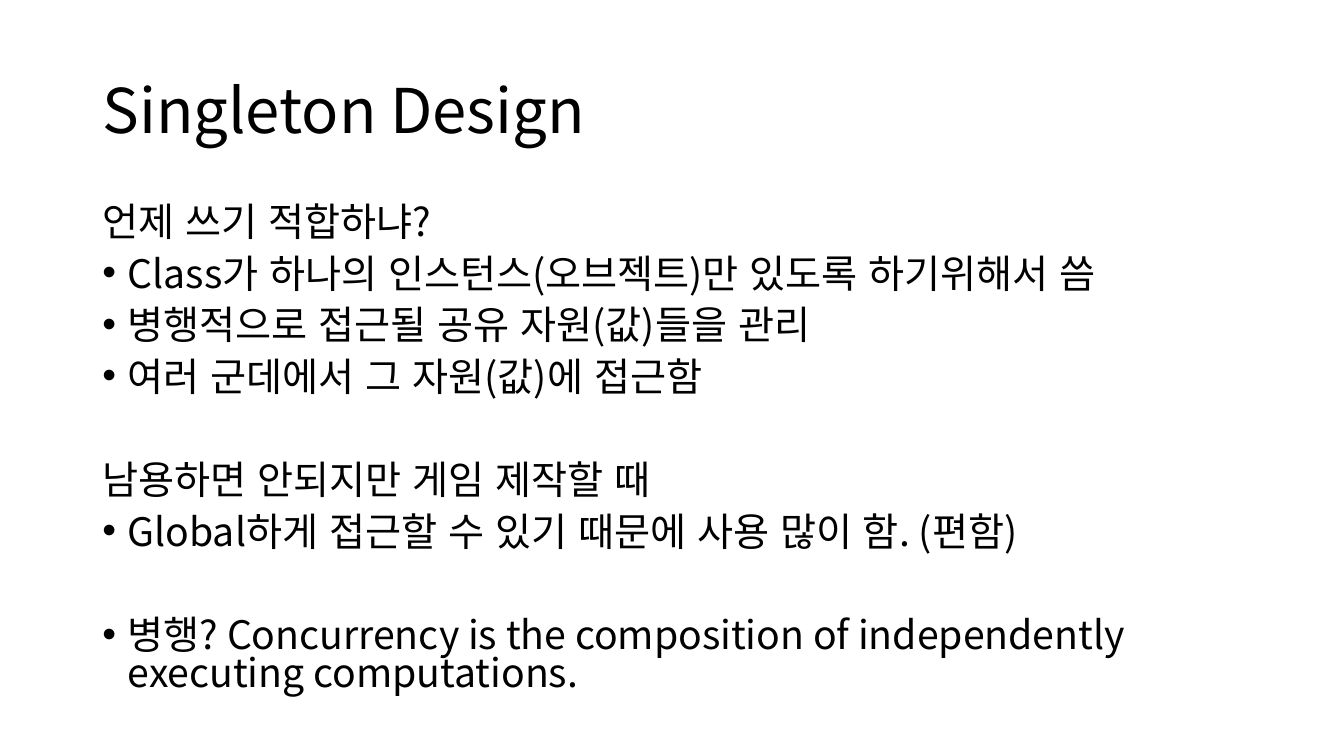
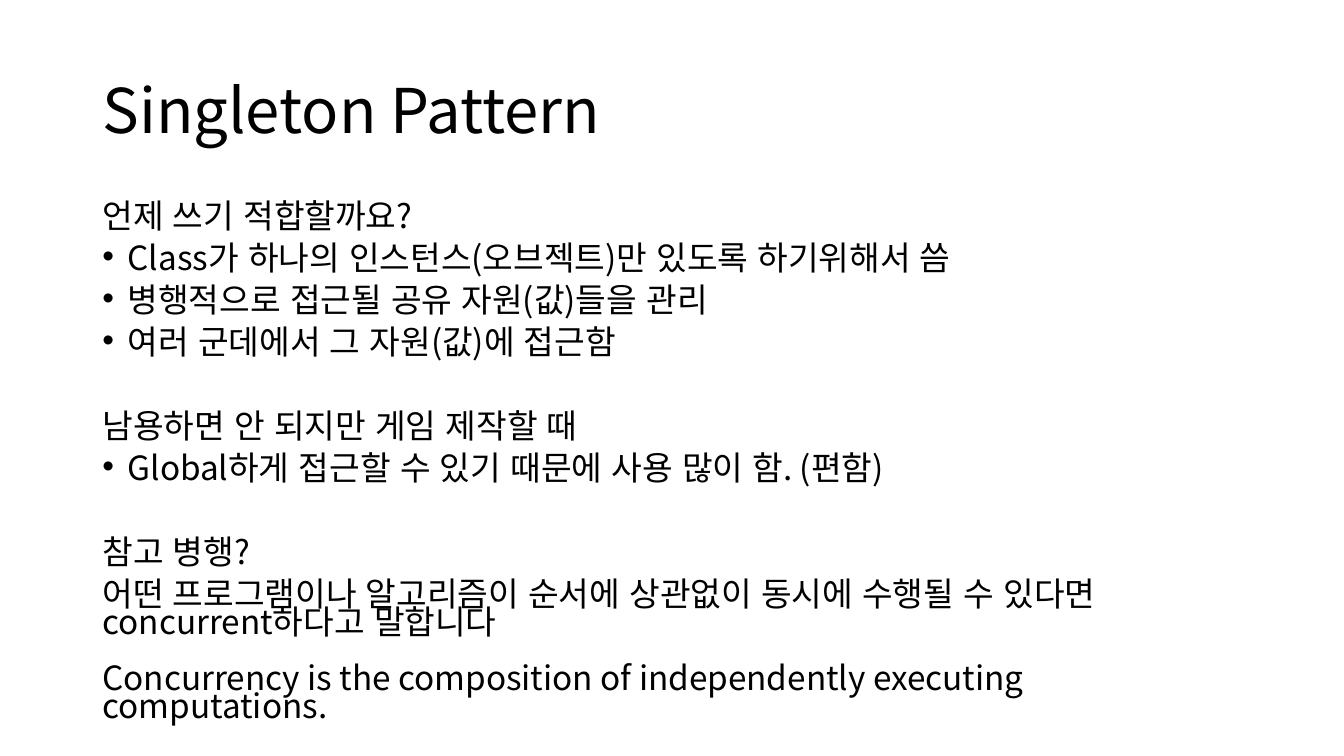
Before and after one commit to IamGroooooot/cien-unity-2019, a slide deck: slide 3 of 3주차.pptx. Drawn at 1344x756 pixels with LibreOffice and Linux fonts; fonts in the diff are those of the drawing. Boxes give left, top, right and bottom in pixels: in the first picture for what was removed or moved away, otherwise in the second. Text is boxed around its words. In the diff, an @@ line names an element or a change of style, - is before the commit and + after.

```diff
--- a/3주차.pptx
+++ b/3주차.pptx
@@ title at (102,84,600,149): text changed @@
-Singleton Design
+Singleton Pattern
@@ text at (102,200,413,231): text changed; size 28 to 23.8 pt @@
-언제 쓰기 적합하냐?
+언제 쓰기 적합할까요?
@@ text at (128,242,951,487): size 28 to 23.8 pt in "Class가 하나의 인스턴스(오브젝트)만 있도록 하기위해서 씀", "병행적으로 접근될 공유 자원(값)들을 관리", "여러 군데에서 그 자원(값)에 접근함", "Global하게 접근할 수 있기 때문에 사용 많이 ..."; line spacing 0.8 to 0.7 @@
@@ text at (102,410,578,441): text changed; size 28 to 23.8 pt @@
-남용하면 안되지만 게임 제작할 때
+남용하면 안 되지만 게임 제작할 때
@@ text at (102,536,1095,726): text changed; size 28 to 23.8 pt @@
-• 병행? Concurrency is the composition of independently executing computations.
+참고 병행?
+어떤 프로그램이나 알고리즘이 순서에 상관없이 동시에 수행될 수 있다면 concurrent하다고 말합니다
+Concurrency is the composition of independently executing computations.
```
Also in this commit, not shown: 2 other slides changed, 3 slides added, 1 slide removed.
